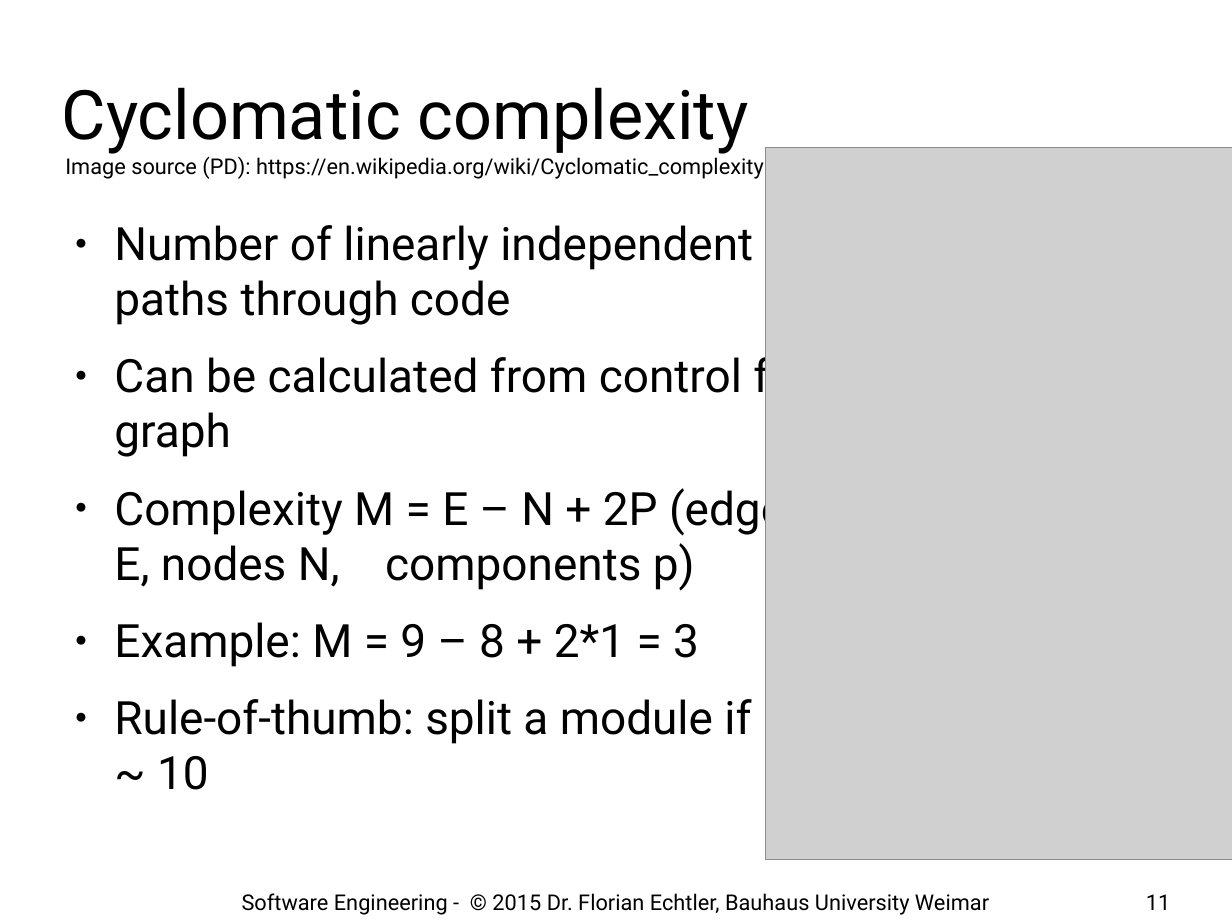
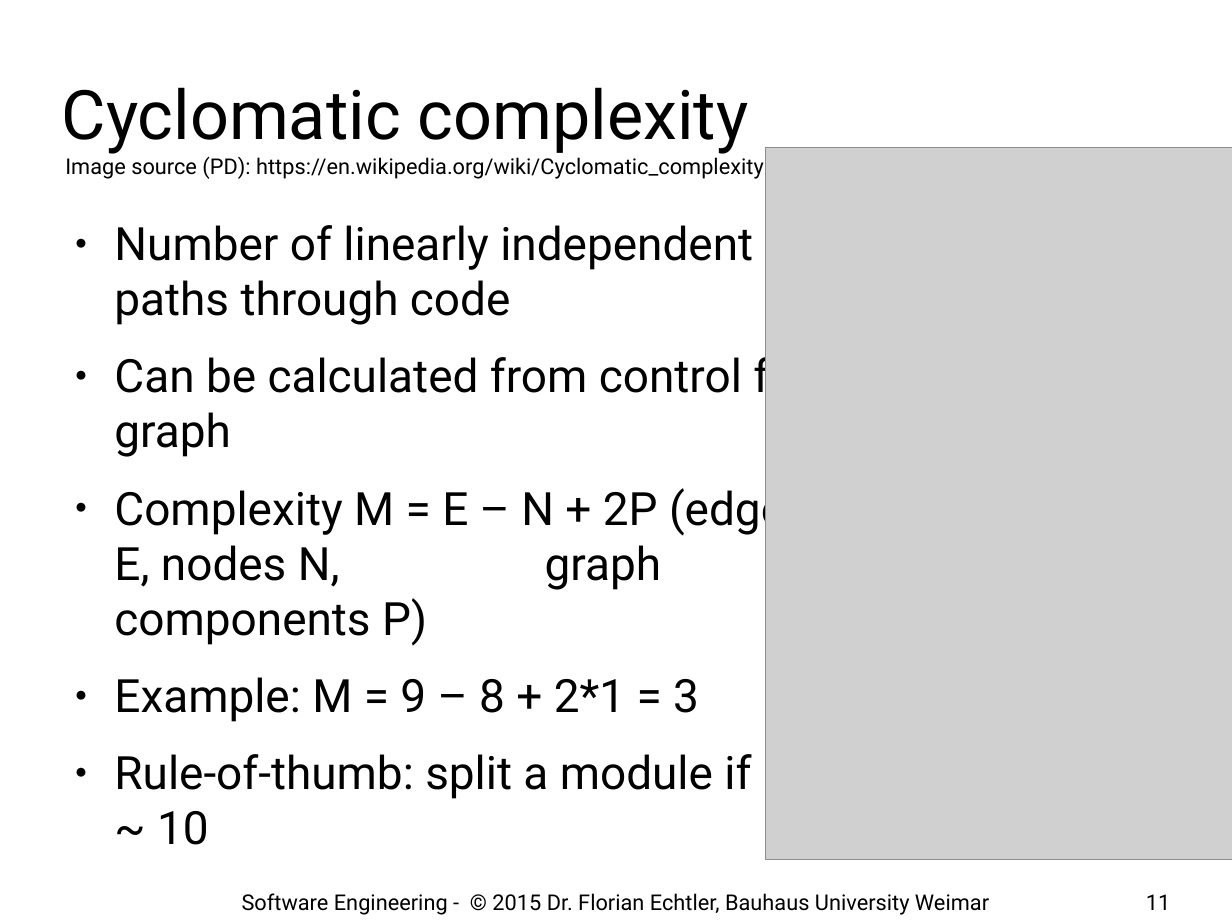
Before and after one commit to floe/software-engineering, a slide deck: slide 11 of 07-code-quality.odp. Drawn at 1232x924 pixels with LibreOffice and Linux fonts; fonts in the diff are those of the drawing; grey boxes stand for pictures; background and template pictures are left out. Boxes give left, top, right and bottom in pixels: in the first picture for what was removed or moved away, otherwise in the second. Text is boxed around its words. In the diff, an @@ line names an element or a change of style, - is before the commit and + after.

Commit message:
fix ambiguity

```diff
--- a/07-code-quality.odp
+++ b/07-code-quality.odp
@@ text at (114,483,809,646): text changed @@
-● Complexity M = E – N + 2P (edges E, nodes N, components p)
+● Complexity M = E – N + 2P (edges E, nodes N, graph components P)
```
